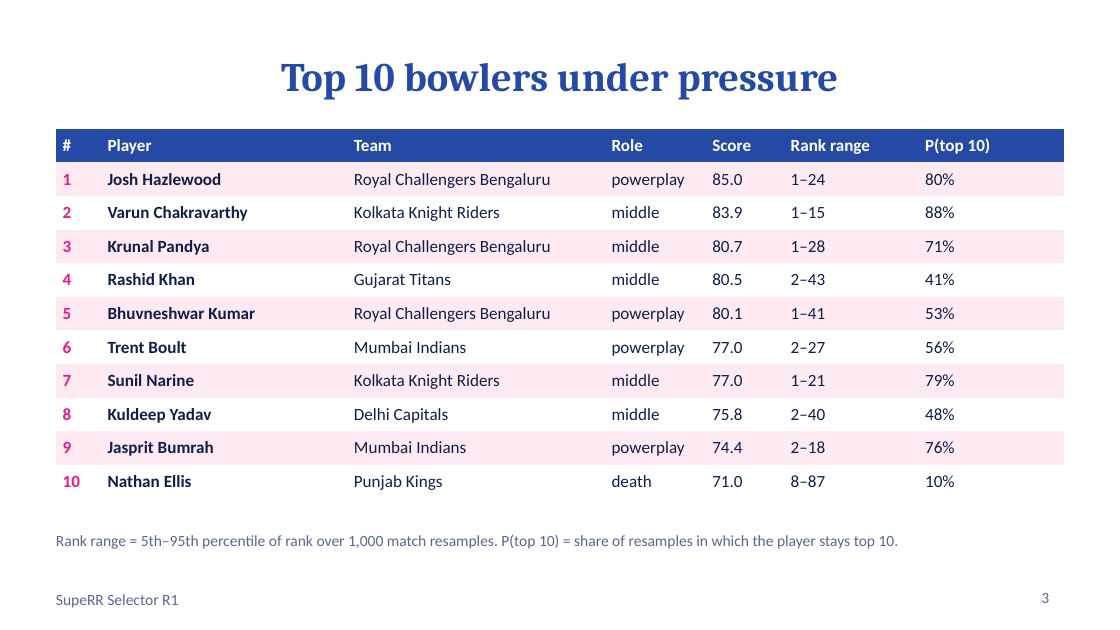
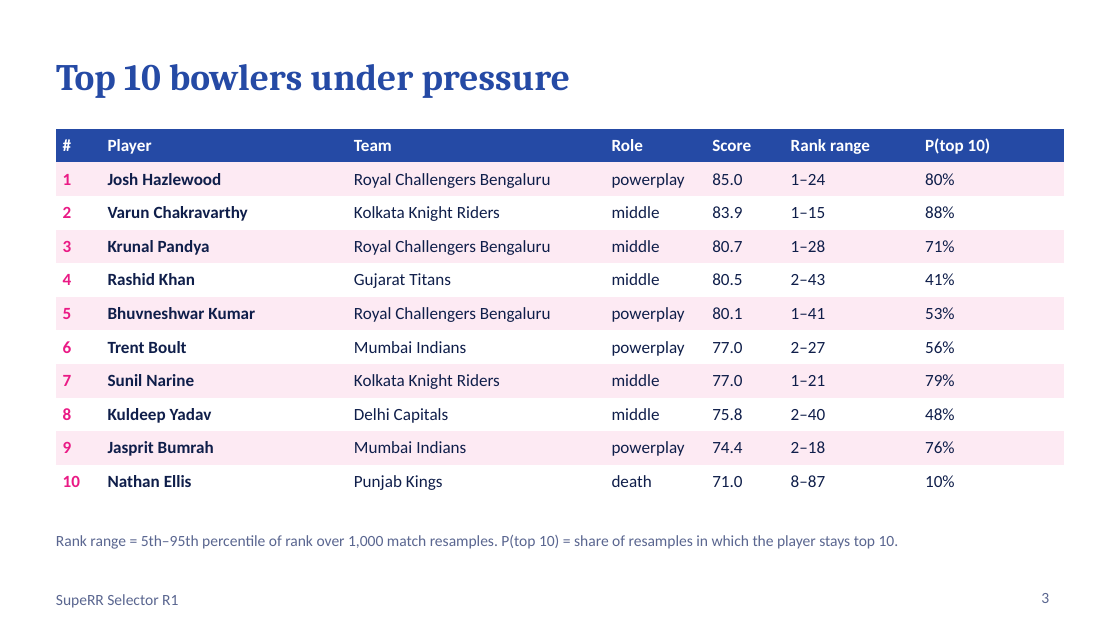
Before and after one commit to GuninderSinghBhatia/superr-selector, a slide deck: slide 3 of reports/SupeRR_Selector_R1.pptx. Drawn at 1120x630 pixels with LibreOffice and Linux fonts; fonts in the diff are those of the drawing. Boxes give left, top, right and bottom in pixels: in the first picture for what was removed or moved away, otherwise in the second. Text is boxed around its words. In the diff, an @@ line names an element or a change of style, - is before the commit and + after.

```diff
--- a/reports/SupeRR_Selector_R1.pptx
+++ b/reports/SupeRR_Selector_R1.pptx
@@ title "Top 10 bowlers under pressure" at [56,64,570,98]: size 26 to 24 pt; alignment centre to left @@
```
Also in this commit, not shown: 11 other slides changed, 2 other files.
